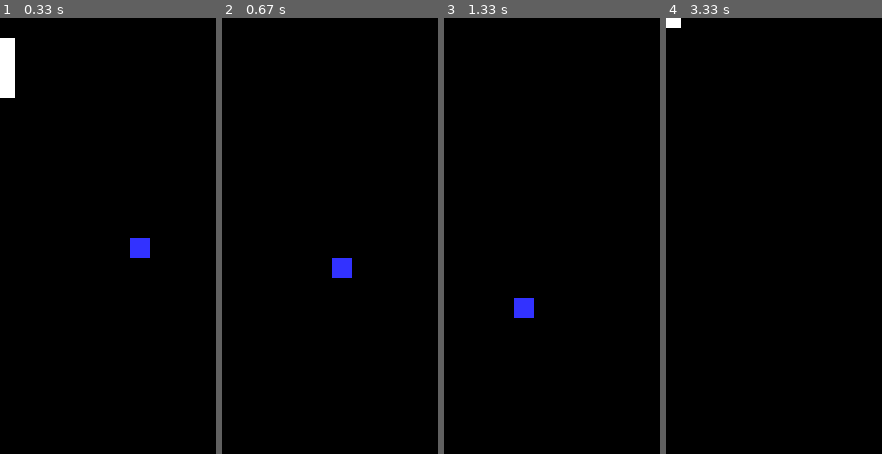
Above: before the commit, frames 1-4 (left to right).
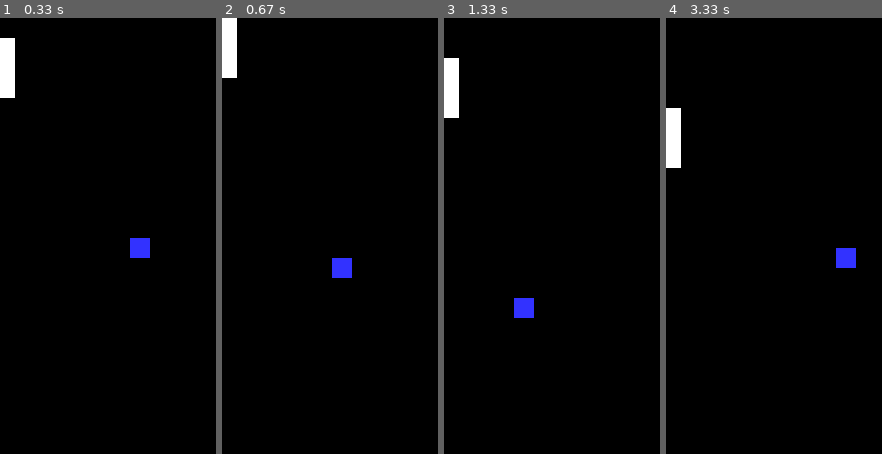
Above: after the commit, the same moments.

Repository: virayjj/virayjj-classwork
Game: pygame game, started from pygame/pong/pong_4.py
The game is run twice, just before and just after one commit, with the same random seed, the same clock (stepped at 60 frames per second) and the same inputs.
Inputs:
- Up to frame 1 (0.33 s): no input
- Up to frame 2 (0.67 s): hold Up from 0.33 s (still down)
- Up to frame 3 (1.33 s): release Up at 0.8 s; hold Down 0.83-1.13 s; hold Up from 1.17 s (still down)
- Up to frame 4 (3.33 s): release Up at 1.53 s; hold Down 1.57-1.93 s; hold Up 1.97-2.27 s; hold Down 2.3-2.6 s; hold Up 2.63-3 s; hold Down from 3.03 s (still down)

Frame 1 is identical in both runs. In frame 2, 1.0% of the frame differs, in the area x 0-7%, y 0-14%; in frame 3, 1.0%; in frame 4, 1.5%, in the area x 0-88%, y 0-58%.

Commit message:
Update and rename pong_4 (unfinished).py to pong_4.py

Diff:
--- a/pygame/pong/pong_4 (unfinished).py
+++ b/pygame/pong/pong_4.py
@@ -41,19 +41,34 @@
         y_padd = y_padd - 5
     if keys[pygame.K_DOWN]:
         y_padd = y_padd + 5
+
+    if y_padd < 0:
+        y_padd = 0
+    if y_padd > 420:
+        y_padd = 420
             #End If
         #End If
     #Next Event
 
 
     # -- Game logic goes after this comment
-    # - Check criteria for hitting the ball/paddle
-   # ^^ if x_val < 15 and y_val > y_padd and y_val and y_padd + 60:
-        # - Change x direction of the ball
-       # ^^ x_direction = x_direction * -1
-    # - Update the x and y
     x_val = x_val + x_direction
     y_val = y_val + y_direction
+
+    if x_val < padd_length and y_val > y_padd and y_val < y_padd + padd_width:
+        x_direction = x_direction * -1
+
+    if y_val == 460 or y_val == 0:
+        y_direction = y_direction * -1
+
+    if x_val == 620:
+        x_direction = x_direction * -1
+
+    if x_val == -20:
+        x_val = 200
+        y_val = 200
+        pygame.draw.rect(screen, BLUE, (x_val, y_val, 20, ball_width))
+
     # -- Screen background is BLACK
     screen.fill (BLACK)
     # -- Draw here
